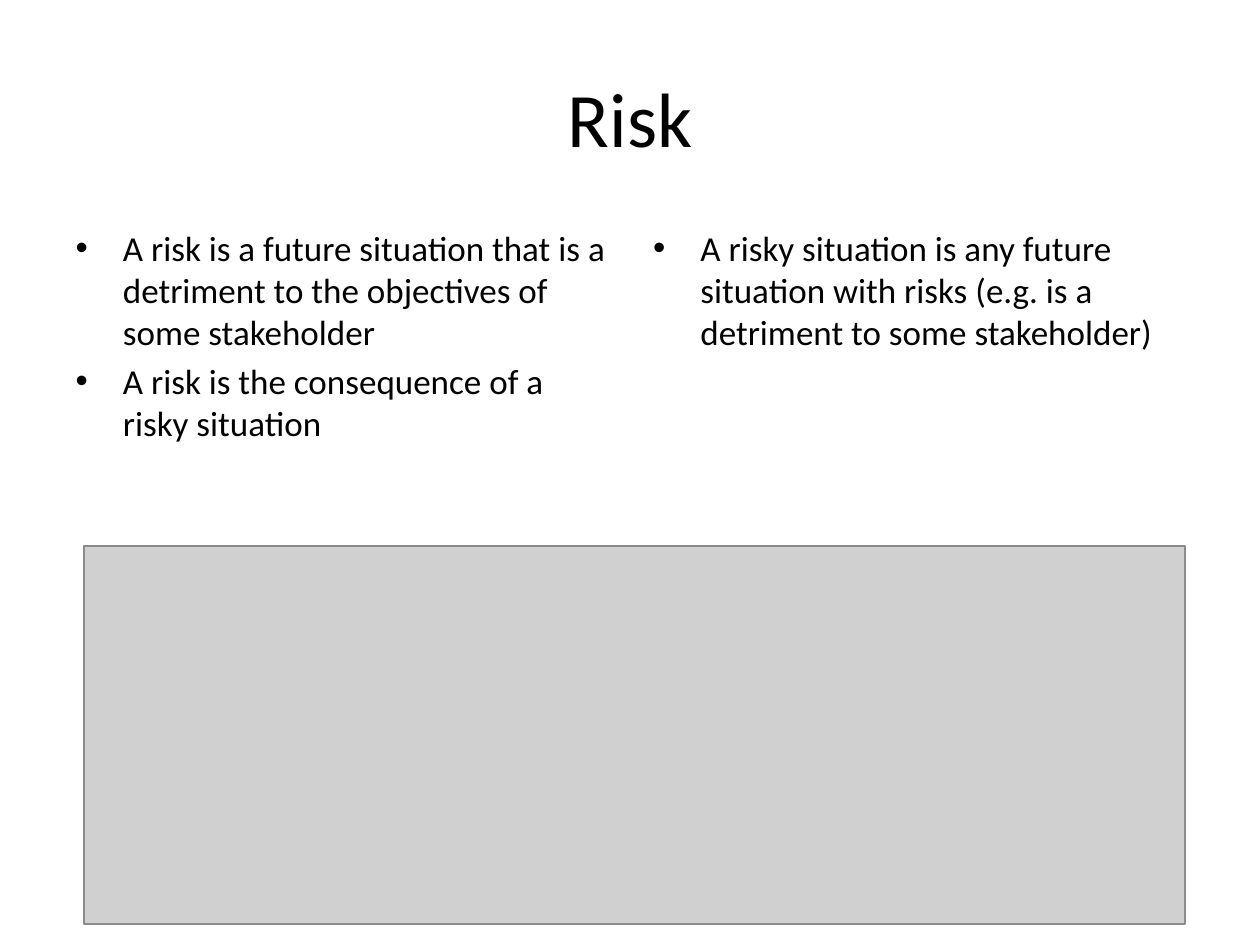
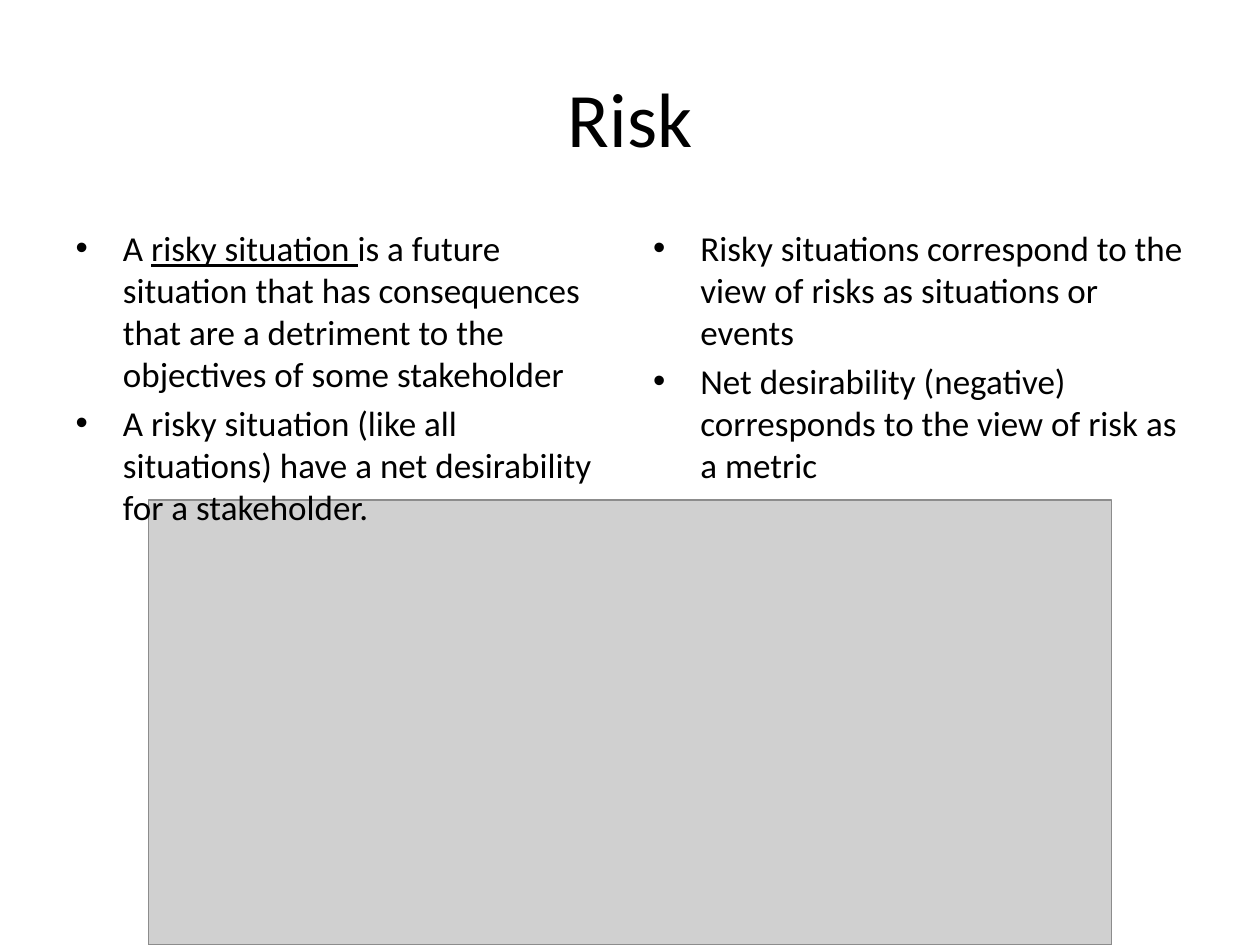
Before and after one commit to omg-threat-modeling/phase1, a slide deck: slide 10 of models/ModelDevelopment/Threat And Risk Concepts.pptx (slide 8 before the commit). Drawn at 1260x945 pixels with LibreOffice and Linux fonts; fonts in the diff are those of the drawing; grey boxes stand for pictures. Boxes give left, top, right and bottom in pixels: in the first picture for what was removed or moved away, otherwise in the second. Text is boxed around its words. In the diff, an @@ line names an element or a change of style, - is before the commit and + after.

Commit message:
threat and risk concepts update

```diff
--- a/models/ModelDevelopment/Threat And Risk Concepts.pptx
+++ b/models/ModelDevelopment/Threat And Risk Concepts.pptx
@@ text at (123,236,591,530): text changed @@
-• A risk is a future situation that is a detriment to the objectives of some stakeholder
-• A risk is the consequence of a risky situation
+• A risky situation is a future situation that has consequences that are a detriment to the objectives of some stakeholder
+• A risky situation (like all situations) have a net desirability for a stakeholder.
@@ text at (700,236,1183,479): text changed @@
-• A risky situation is any future situation with risks (e.g. is a detriment to some stakeholder)
+• Risky situations correspond to the view of risks as situations or events
+• Net desirability (negative) corresponds to the view of risk as a metric
@@ picture: place and size @@
-picture at (84,546,1186,924)
+picture at (149,500,1113,945)
```
Also in this commit, not shown: 6 other slides changed, 2 slides added, 3 other files.
